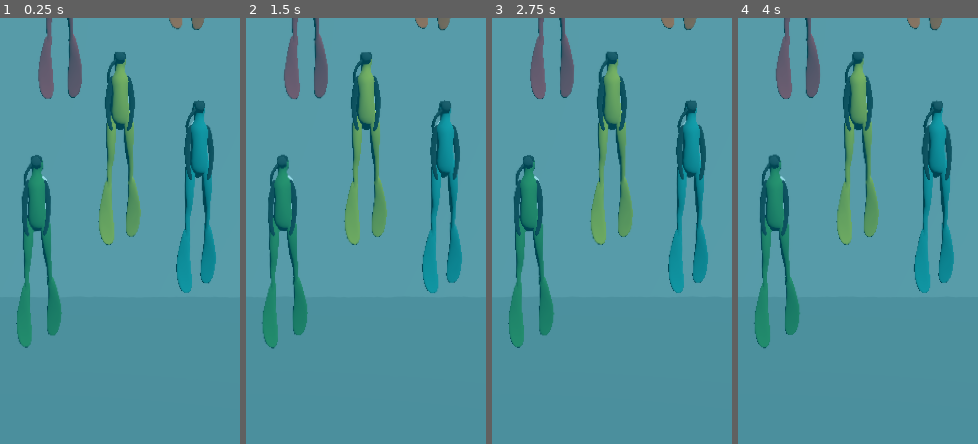
Above: before the commit, frames 1-4 (left to right).
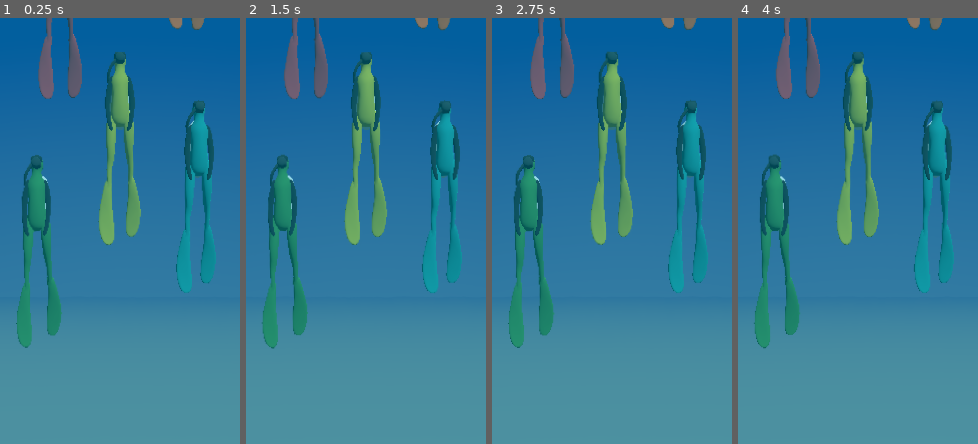
Above: after the commit, the same moments.

Repository: eikap/ggj-2026
Game: Godot game, scene res://FelixTest/ShaderTest.tscn
Same seed, same stepped clock (60 frames per second), same inputs: the game is played once before the commit and once after it. This scene is started directly instead of the project's main scene.
Inputs (mouse positions are in pixels of both pictures, inside the frame that each line leads up to):
- Up to frame 1 (0.25 s): no input
- Up to frame 2 (1.5 s): tap Enter at 0.5 s; move the mouse to (418, 209) at 0.52 s; tap Space (interact) at 0.6, 1.25, 1.35 s; click (418, 209) at 0.67 s; move the mouse to (318, 252) at 1.27 s; click (318, 252) at 1.42 s
- Up to frame 3 (2.75 s): move the mouse to (636, 137) at 2.02 s; tap Space (interact) at 2.1 s; click (636, 137) at 2.17 s
- Up to frame 4 (4 s): tap Enter at 2.75 s; move the mouse to (846, 316) at 2.77 s; tap Space (interact) at 2.85, 3.6 s; click (846, 316) at 2.92 s; move the mouse to (930, 294) at 3.52 s; click (930, 294) at 3.67 s

The runs differ from the first frame. In frame 1, 55% of the frame differs, in the area x 0-100%, y 0-68%; in frame 2, 55%; in frame 3, 55%; in frame 4, 55%.

Commit message:
post process fog added

Diff:
--- a/FelixTest/ShaderTest.tscn
+++ b/FelixTest/ShaderTest.tscn
@@ -47,6 +47,20 @@
 shader_parameter/wave_scale = 2.0
 shader_parameter/water_color = Color(0, 0.6651851, 0.7977378, 1)
 shader_parameter/absorption_strength = 0.4
+
+[sub_resource type="Environment" id="Environment_s47ow"]
+glow_intensity = 0.0
+glow_bloom = 0.62
+glow_hdr_threshold = 4.0
+glow_hdr_scale = 4.0
+glow_hdr_luminance_cap = 185.6
+fog_enabled = true
+fog_mode = 1
+fog_light_color = Color(0.024851736, 0.21418303, 0.5875931, 1)
+fog_light_energy = 0.71
+fog_density = 1.0
+fog_height = 156.54
+volumetric_fog_enabled = true
 
 [node name="3DNode" type="Node3D" unique_id=2126700684]
 
@@ -153,3 +167,6 @@
 layout_mode = 2
 text = "Back
 "
+
+[node name="WorldEnvironment" type="WorldEnvironment" parent="." unique_id=292969139]
+environment = SubResource("Environment_s47ow")
--- a/Scenes/Environment.tscn
+++ b/Scenes/Environment.tscn
@@ -1,9 +1,20 @@
 [gd_scene format=3 uid="uid://3lrhjlcfejye"]
 
 [sub_resource type="Environment" id="Environment_752sw"]
+glow_intensity = 0.0
+glow_bloom = 0.62
+glow_hdr_threshold = 4.0
+glow_hdr_scale = 4.0
+glow_hdr_luminance_cap = 185.6
 fog_enabled = true
+fog_mode = 1
+fog_light_color = Color(0.024851736, 0.21418303, 0.5875931, 1)
+fog_light_energy = 0.71
+fog_density = 1.0
+fog_height = 156.54
+volumetric_fog_enabled = true
 
 [node name="Environment" type="Node3D" unique_id=315069916]
 
-[node name="WorldEnvironment" type="WorldEnvironment" parent="." unique_id=1656690295]
+[node name="WorldEnvironment2" type="WorldEnvironment" parent="." unique_id=1167696074]
 environment = SubResource("Environment_752sw")
